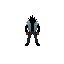
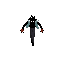
Layered file, before and after one edit (64 × 64). Changes by layer:
added layer "hover2" above "hover1" over (x1=20, y1=15, x2=44, y2=46)
hid "idle", opacity 100% → 37% over (x1=25, y1=15, x2=40, y2=46)
